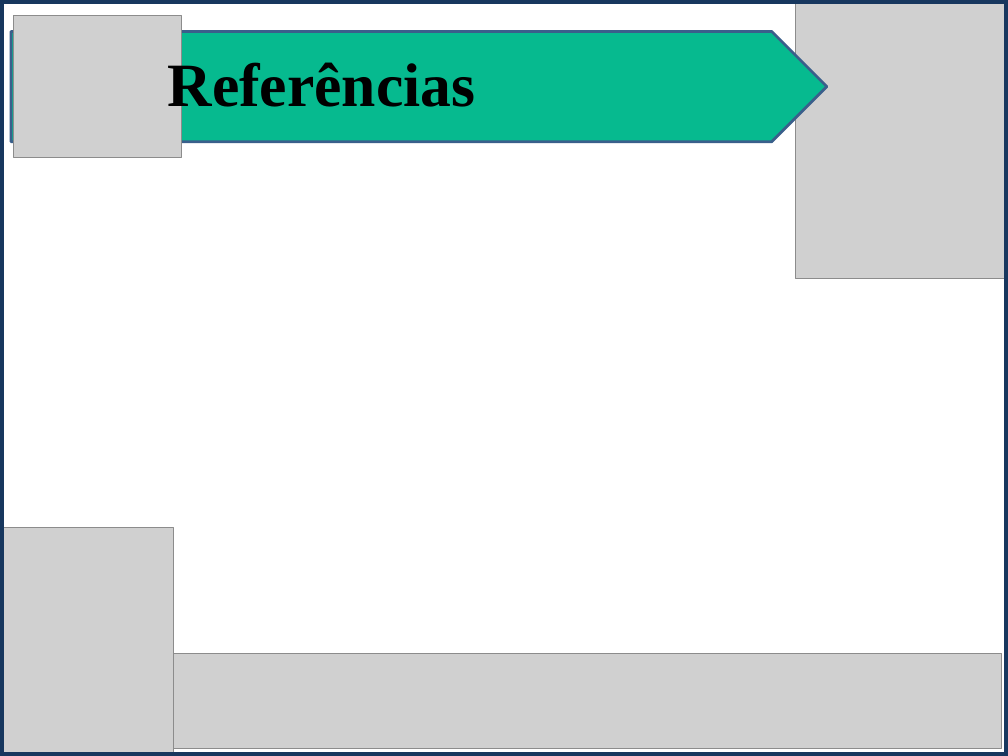
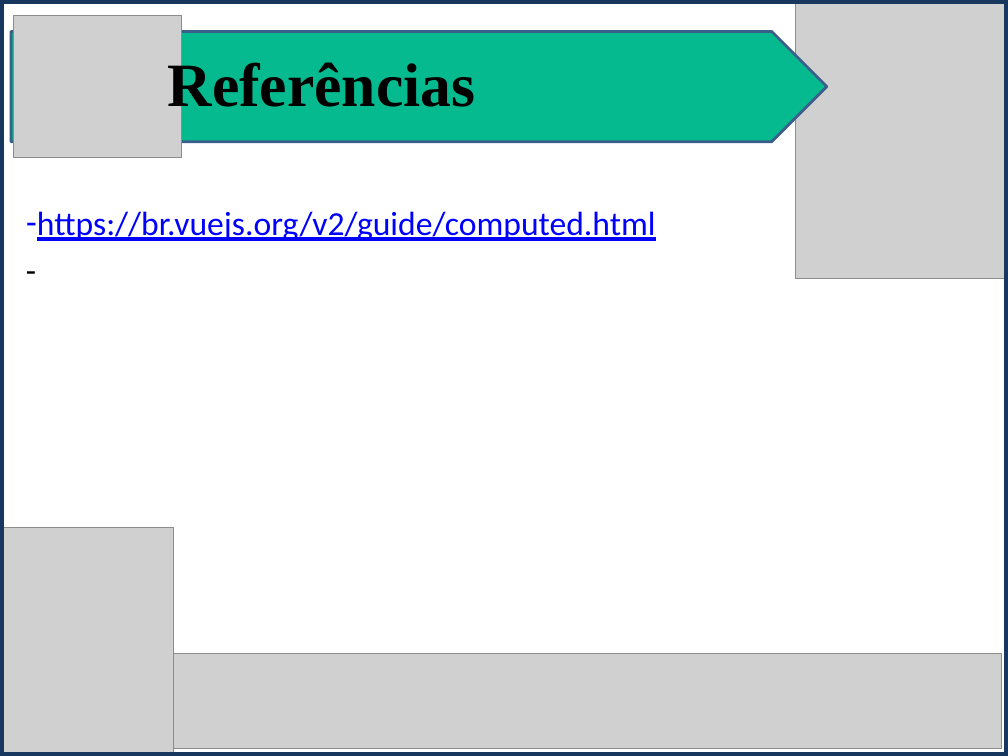
Before and after one commit to isamartins/t018_DesenvolvimentoWeb, a slide deck: slide 7 of trabalho_av2/Vuejs_Apresentacao.pptx (slide 5 before the commit). Drawn at 1008x756 pixels with LibreOffice and Linux fonts; fonts in the diff are those of the drawing; grey boxes stand for pictures. Boxes give left, top, right and bottom in pixels: in the first picture for what was removed or moved away, otherwise in the second. Text is boxed around its words. In the diff, an @@ line names an element or a change of style, - is before the commit and + after.

```diff
--- a/trabalho_av2/Vuejs_Apresentacao.pptx
+++ b/trabalho_av2/Vuejs_Apresentacao.pptx
@@ subtitle added at (x1=37, y1=211, x2=656, y2=241), 24 pt, text #0000FF, underline @@
+– https://br.vuejs.org/v2/guide/computed.html
+-
```
Also in this commit, not shown: 1 other slide changed, 3 slides added, 1 slide removed, 1 other file.
